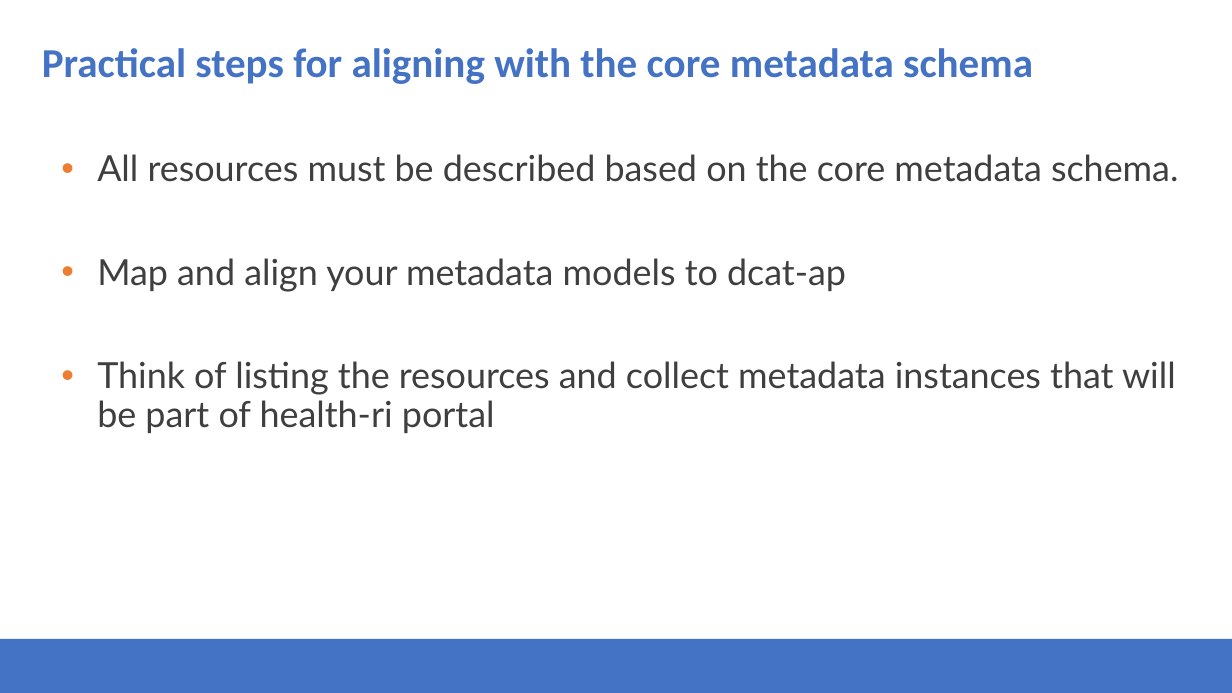
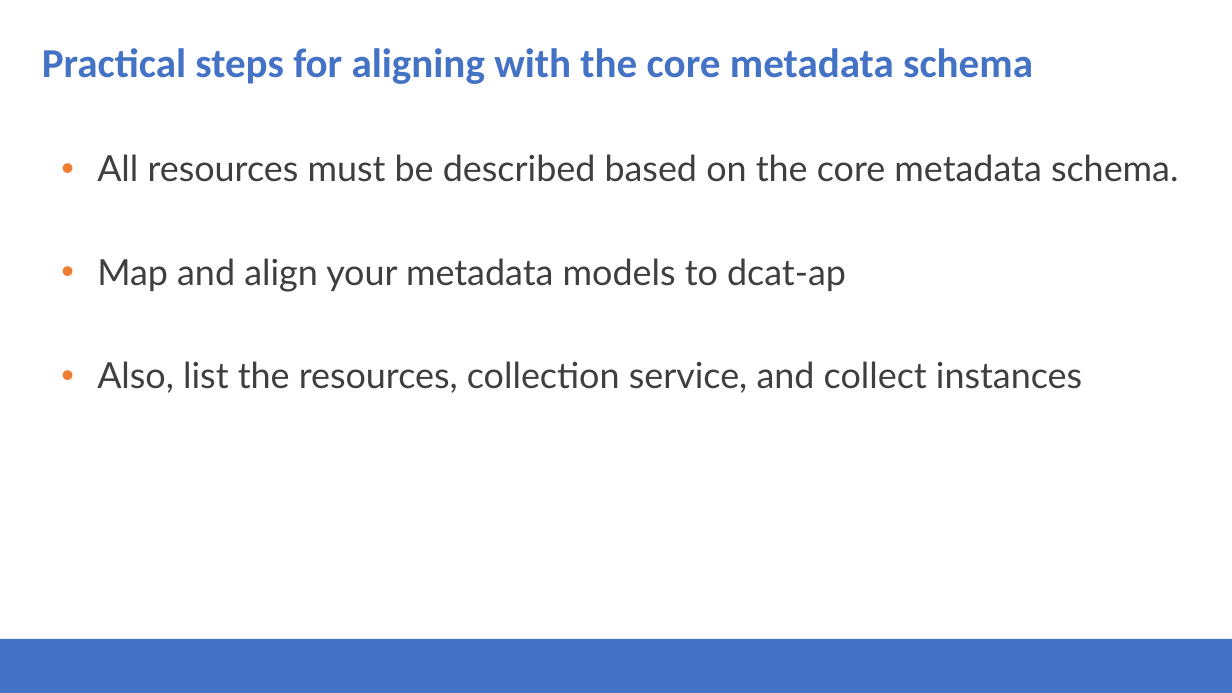
Before and after one commit to Health-RI/health-ri-metadata, a slide deck: slide 12 of Presentations/31082023HRI_Metadata_Schema_ImagingGroup_KickOff.pptx. Drawn at 1232x693 pixels with LibreOffice and Linux fonts; fonts in the diff are those of the drawing; background and template pictures are left out. Boxes give left, top, right and bottom in pixels: in the first picture for what was removed or moved away, otherwise in the second. Text is boxed around its words. In the diff, an @@ line names an element or a change of style, - is before the commit and + after.

```diff
--- a/Presentations/31082023HRI_Metadata_Schema_ImagingGroup_KickOff.pptx
+++ b/Presentations/31082023HRI_Metadata_Schema_ImagingGroup_KickOff.pptx
@@ text at [97, 361, 1082, 393]: text changed @@
-• Think of listing the resources and collect metadata instances that will be part of health-ri portal
+• Also, list the resources, collection service, and collect instances
```
Also in this commit, not shown: 1 other slide changed, 1 other file.
